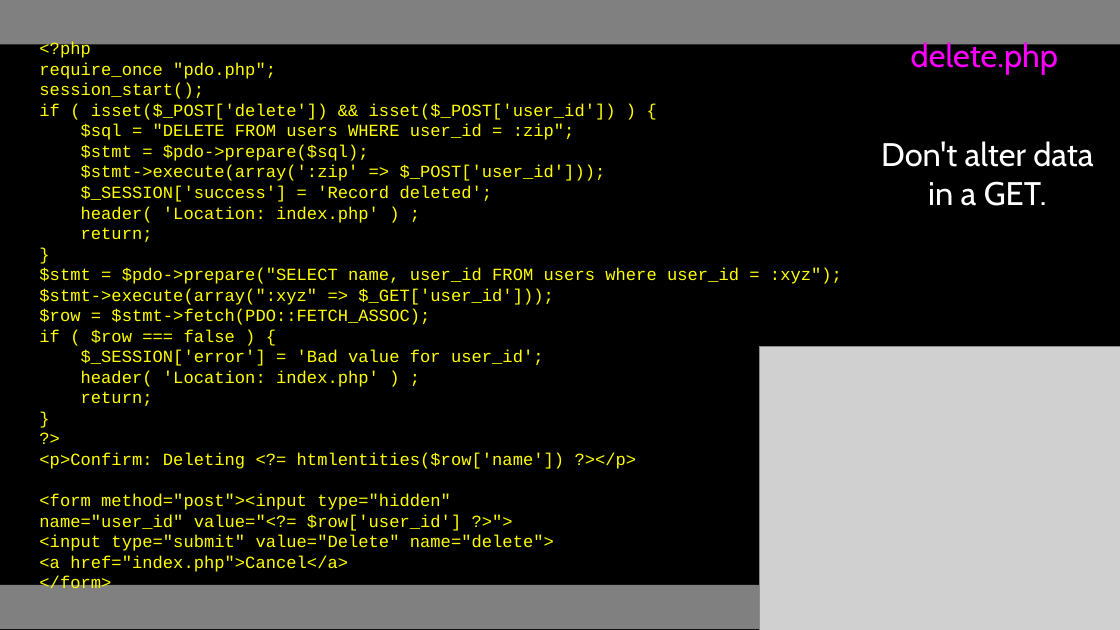
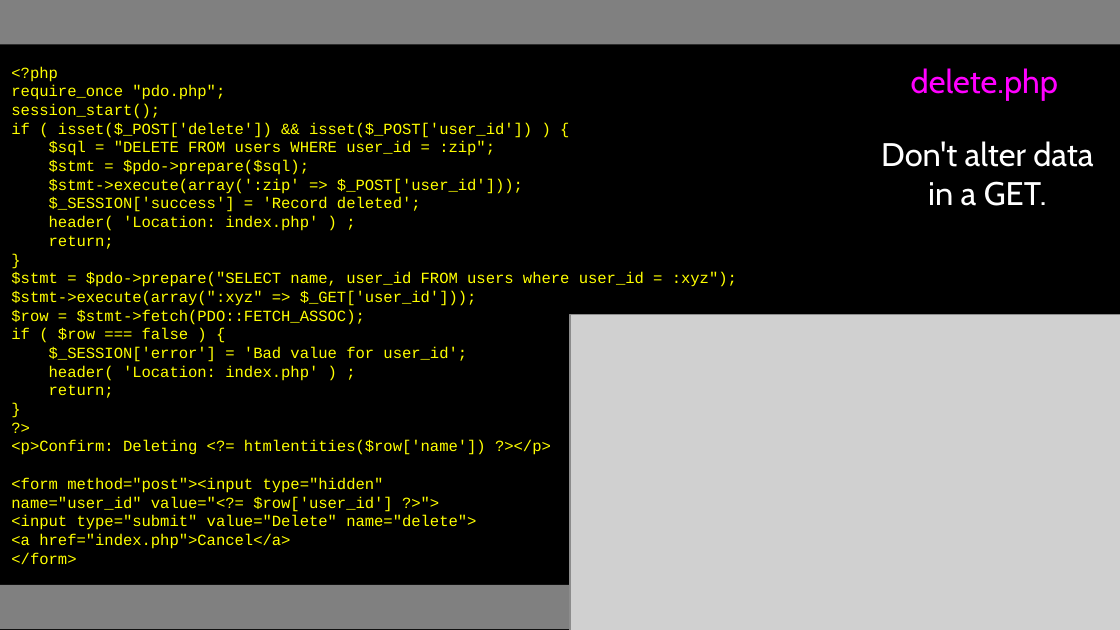
Before and after one commit to csev/wa4e, a slide deck: slide 11 of lectures/PHP-10-CRUD.ppt. Drawn at 1120x630 pixels with LibreOffice and Linux fonts; fonts in the diff are those of the drawing; grey boxes stand for pictures. Boxes give left, top, right and bottom in pixels: in the first picture for what was removed or moved away, otherwise in the second. Text is boxed around its words. In the diff, an @@ line names an element or a change of style, - is before the commit and + after.

```diff
--- a/lectures/PHP-10-CRUD.ppt
+++ b/lectures/PHP-10-CRUD.ppt
@@ text "<?php": place and size @@
-text "<?php" at [39, 41, 842, 594]
+text "<?php" at [11, 66, 737, 564]
@@ text "<?php" at [11, 66, 737, 564]: size 11 to 10 pt @@
@@ text "delete.php": place and size @@
-text "delete.php" at [911, 40, 1058, 75]
+text "delete.php" at [911, 68, 1058, 101]
@@ picture: place and size @@
-picture at [759, 346, 1120, 630]
+picture at [570, 315, 1120, 630]
```
Also in this commit, not shown: 12 other slides changed, 1 slide added, 1 slide removed, 4 other files.
